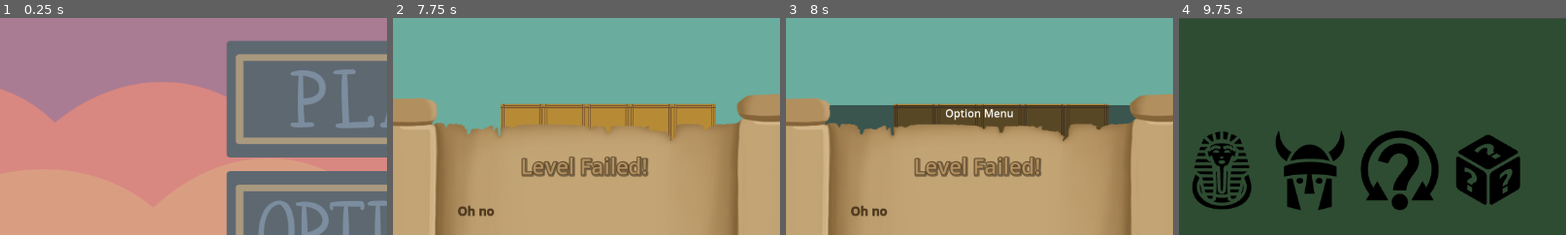
Above: before the commit, frames 1-4 (left to right).
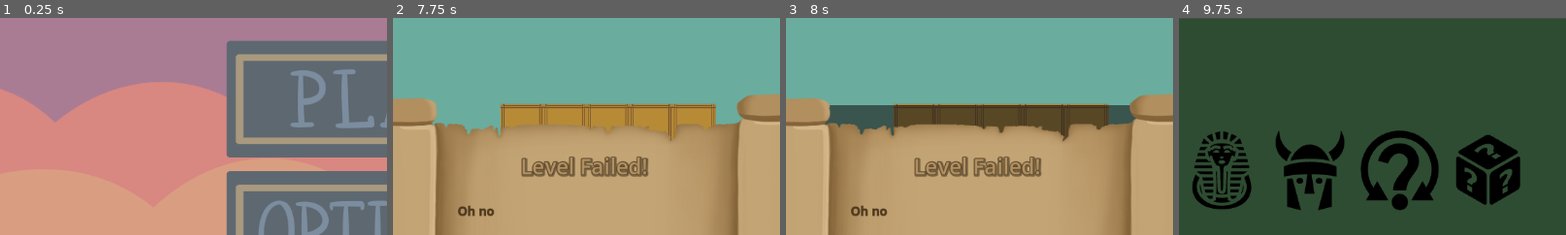
Above: after the commit, the same moments.

Repository: iguessfive/GMTK-Game-Jam
Game: Godot game, scene res://ui/start_screen.tscn
Two runs of this game, one before a commit and one after it. Both use one fixed random seed, a clock stepped at 60 frames per second and the inputs below. Sound files missing from this copy of the repository are replaced by a short silence.
Inputs (mouse positions are % of the whole screen's width and height, from its top left):
- Up to frame 1 (0.25 s): no input
- Up to frame 2 (7.75 s): click (75, 19) at 0.5 s; click (31, 35) at 1.25 s; tap Enter at 2, 5 s; hold W (move_up) 2.03-2.75 s; hold Space (throw) 2.03-2.75 s; click (49, 58) at 2.75 s; tap Space (throw) at 3.5, 3.6, 5.85, 7.25 s; hold W (move_up) 3.53-4.25 s; click (49, 58) at 4.25 s; hold Space (throw) 5.03-5.78 s; hold A (move_left) 5.03-6.5 s; click (49, 58) at 6.5 s; hold S (move_down) from 7.28 s (still down); hold Space (throw) from 7.28 s (still down)
- Up to frame 3 (8 s): keep holding S (move_down); keep holding Space (throw); tap Tab (menu) at 7.9 s
- Up to frame 4 (9.75 s): release S (move_down) at 8 s; release Space (throw) at 8 s; click "SFX" (after the commit: "Mute SFX") at 8 s; click "Level Selector" at 8.75 s; click (49, 67) at 9.52 s
The pictures show only the part of the screen within x 25-75%, y 0-50%; the shares and areas given below are measured in that part.

Frames 1-2 are identical in both runs. In frame 3, 0.4% of the frame differs, in the area x 41-59%, y 41-48%; in frame 4, nothing differs.

Commit message:
added sfx for snake voice

Diff:
--- a/gameplay/level_layer.gd
+++ b/gameplay/level_layer.gd
@@ -68,7 +68,7 @@
 		level_end.dialogue_box.succeeded_text = dialogue_box.succeeded_text
 		level_end.dialogue_box.failed_text = dialogue_box.failed_text
 		level_end.dialogue_box.show_dialogue.emit()
-		print_debug("End menu shown")
+		print_debug("end menu shown")
 
 func cleared_challenge() -> bool:
 	sfx.stream = COMPLETED_COLLECTION
--- a/levels/ancient_egypt_level.tscn
+++ b/levels/ancient_egypt_level.tscn
@@ -1,9 +1,10 @@
-[gd_scene load_steps=5 format=3 uid="uid://dnbn5rr84i4dg"]
+[gd_scene load_steps=6 format=3 uid="uid://dnbn5rr84i4dg"]
 
 [ext_resource type="PackedScene" uid="uid://ji5r8a0i4r1p" path="res://levels/ancient_egypt_map.tscn" id="1_dtgm2"]
 [ext_resource type="PackedScene" uid="uid://bomryssos12v2" path="res://gameplay/snake.tscn" id="2_c3dxo"]
 [ext_resource type="PackedScene" uid="uid://bs70d2cpeeq0w" path="res://ui/menu.tscn" id="3_wran6"]
 [ext_resource type="Script" uid="uid://dee1xxugnplcm" path="res://ui/dialogue_box.gd" id="4_bsk3f"]
+[ext_resource type="AudioStream" uid="uid://bwvxuh1fmuprs" path="res://assets/sfx/snake_rattle_sfx.ogg" id="5_bsk3f"]
 
 [node name="AncientEgyptLevel" type="Node2D"]
 
@@ -26,6 +27,7 @@
 anchor_right = 0.222222
 anchor_bottom = 0.197531
 script = ExtResource("4_bsk3f")
+voice_stream = ExtResource("5_bsk3f")
 start_text = "Let's begin"
 failed_text = "Oh no"
 succeeded_text = "Awesome"
--- a/ui/dialogue_box.gd
+++ b/ui/dialogue_box.gd
@@ -1,20 +1,26 @@
 @icon("res://assets/icons/speech.png")
 class_name DialogueBox extends RichTextLabel
+
+## DialogueBox is a UI element that displays dialogue text in a rich text format.
+## It supports animated text display and can be used for level entry dialogues or end-of-level results
 
 @warning_ignore("unused_signal")
 signal show_dialogue
 
 @export var is_level_entry_dialogue = true
 @export_range(1.0, 25.0) var rate := 20.0 # words for every second
+@export var voice_stream: AudioStream
 
 @export_category("Dialogues")
 @export_multiline var start_text: String
 @export_multiline var failed_text: String
 @export_multiline var succeeded_text: String
 
-# there will be dialogue on level scene for a breif moment, then disapper
+var audio_stream_player := AudioStreamPlayer.new()
 
-# when level ends, if the player has completed the level, show the success text otherwise show the failure text
+func _init() -> void:
+	add_child(audio_stream_player)
+	audio_stream_player.bus = "SFX"
 
 func _ready() -> void:
 	visible_ratio = 0.0
@@ -25,6 +31,7 @@
 func animate_dialogue(dialogue: String) -> void:
 	show()
 	visible_ratio = 0.0
+	play_voice()
 	bbcode_enabled = true
 	text = "[b]" + dialogue + "[/b]"
 
@@ -36,3 +43,13 @@
 func _on_tween_finished() -> void:
 	if is_level_entry_dialogue:
 		get_tree().create_timer(1.0).timeout.connect(hide)
+
+func play_voice() -> void:
+	if audio_stream_player.stream != voice_stream:
+		audio_stream_player.stream = voice_stream
+
+	if audio_stream_player.is_playing():
+		audio_stream_player.stop()
+
+	audio_stream_player.bus = "SFX"
+	audio_stream_player.play()
--- a/ui/level_end.gd
+++ b/ui/level_end.gd
@@ -8,13 +8,11 @@
 @onready var play_again_button := $PlayAgainButton
 @onready var dialogue_box: RichTextLabel = $DialogueBox
 
-func _ready() -> void:
-	$ResultLabel.text = LEVEL_CLEARED_TEXT if has_successfully_completed_level else LEVEL_FAILED_TEXT
-
 func _on_level_selector_button_pressed() -> void:
 	get_tree().change_scene_to_file(FilePath.LEVEL_SELECTOR)
 
 func _on_dialogue_box_show_dialogue() -> void:
+	$ResultLabel.text = LEVEL_CLEARED_TEXT if has_successfully_completed_level else LEVEL_FAILED_TEXT
 	if has_successfully_completed_level:
 		dialogue_box.animate_dialogue(dialogue_box.succeeded_text)
 	else:
--- a/ui/level_end.tscn
+++ b/ui/level_end.tscn
@@ -6,6 +6,7 @@
 [ext_resource type="Theme" uid="uid://r7ky6f4dvnyc" path="res://assets/themes/dialogue_box.tres" id="3_x37hq"]
 [ext_resource type="Texture2D" uid="uid://dgsqdklihqxg3" path="res://assets/buttons/play_again_normal.png" id="4_x37hq"]
 [ext_resource type="Texture2D" uid="uid://cdrvnakj6mmsa" path="res://assets/buttons/play_again_hover.png" id="5_04fcr"]
+[ext_resource type="AudioStream" uid="uid://bwvxuh1fmuprs" path="res://assets/sfx/snake_rattle_sfx.ogg" id="5_jmck8"]
 [ext_resource type="Texture2D" uid="uid://dskphhvcbl3fi" path="res://assets/buttons/other_level_normal.png" id="6_jmck8"]
 [ext_resource type="Texture2D" uid="uid://brfnuhj3knvp1" path="res://assets/buttons/other_level_hover.png" id="7_d45wj"]
 
@@ -62,6 +63,7 @@
 fit_content = true
 script = ExtResource("2_vkghd")
 is_level_entry_dialogue = false
+voice_stream = ExtResource("5_jmck8")
 start_text = "
 "
 metadata/_edit_use_anchors_ = true
--- a/ui/options.gd
+++ b/ui/options.gd
@@ -1,7 +1,4 @@
 extends Control
-
-func _ready() -> void:
-	_on_sfx_check_button_toggled(true)
 
 func _on_sfx_check_button_toggled(toggled_on: bool) -> void:
 	var sfx = AudioServer.get_bus_index("SFX")
--- a/ui/options.tscn
+++ b/ui/options.tscn
@@ -1,6 +1,9 @@
-[gd_scene load_steps=2 format=3 uid="uid://mafcxi5o3n62"]
+[gd_scene load_steps=3 format=3 uid="uid://mafcxi5o3n62"]
 
 [ext_resource type="Script" uid="uid://xcwdg1mui73h" path="res://ui/options.gd" id="1_ymcv4"]
+
+[sub_resource type="LabelSettings" id="LabelSettings_ymcv4"]
+font_size = 24
 
 [node name="Options" type="Control"]
 layout_mode = 3
@@ -21,11 +24,13 @@
 [node name="Label" type="Label" parent="."]
 layout_mode = 1
 anchors_preset = -1
-anchor_left = 0.426215
-anchor_right = 0.573785
-anchor_bottom = 0.0591564
+anchor_left = 0.382089
+anchor_top = 0.0797325
+anchor_right = 0.603443
+anchor_bottom = 0.167181
 grow_horizontal = 2
 text = "Option Menu"
+label_settings = SubResource("LabelSettings_ymcv4")
 horizontal_alignment = 1
 vertical_alignment = 1
 metadata/_edit_use_anchors_ = true
@@ -33,21 +38,21 @@
 [node name="SFXCheckButton" type="CheckButton" parent="."]
 layout_mode = 1
 anchors_preset = -1
-anchor_left = 0.453704
-anchor_top = 0.160494
-anchor_right = 0.563658
-anchor_bottom = 0.240226
+anchor_left = 0.408855
+anchor_top = 0.242799
+anchor_right = 0.582466
+anchor_bottom = 0.322531
 grow_horizontal = 2
-text = "SFX"
+text = "Mute SFX"
 metadata/_edit_use_anchors_ = true
 
 [node name="LevelSelectorButton" type="Button" parent="."]
 layout_mode = 1
 anchors_preset = -1
 anchor_left = 0.410301
-anchor_top = 0.260802
+anchor_top = 0.343106
 anchor_right = 0.576678
-anchor_bottom = 0.340535
+anchor_bottom = 0.42284
 offset_right = 3.05176e-05
 grow_horizontal = 2
 text = "Level Selector"
Not shown, added: assets/sfx/snake_rattle_sfx.ogg.import
Not shown: 1 places in ui/level_end.tscn that only renumber resources
Not shown, added: assets/sfx/snake_rattle_sfx.ogg
